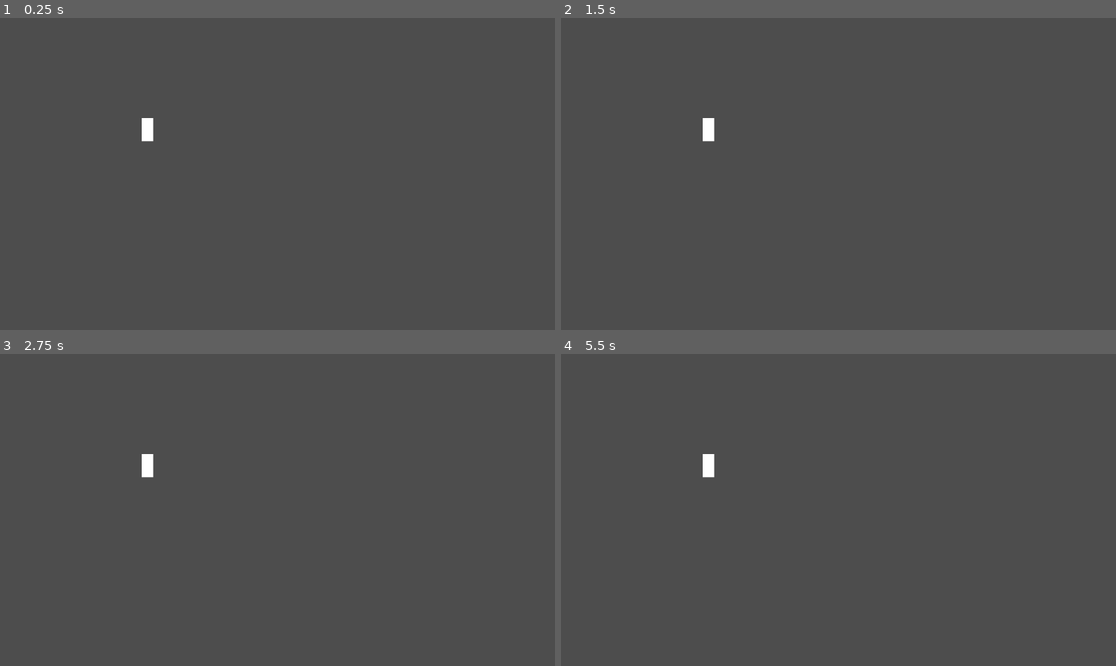
Above: before the commit, frames 1-4 (two rows, left to right).
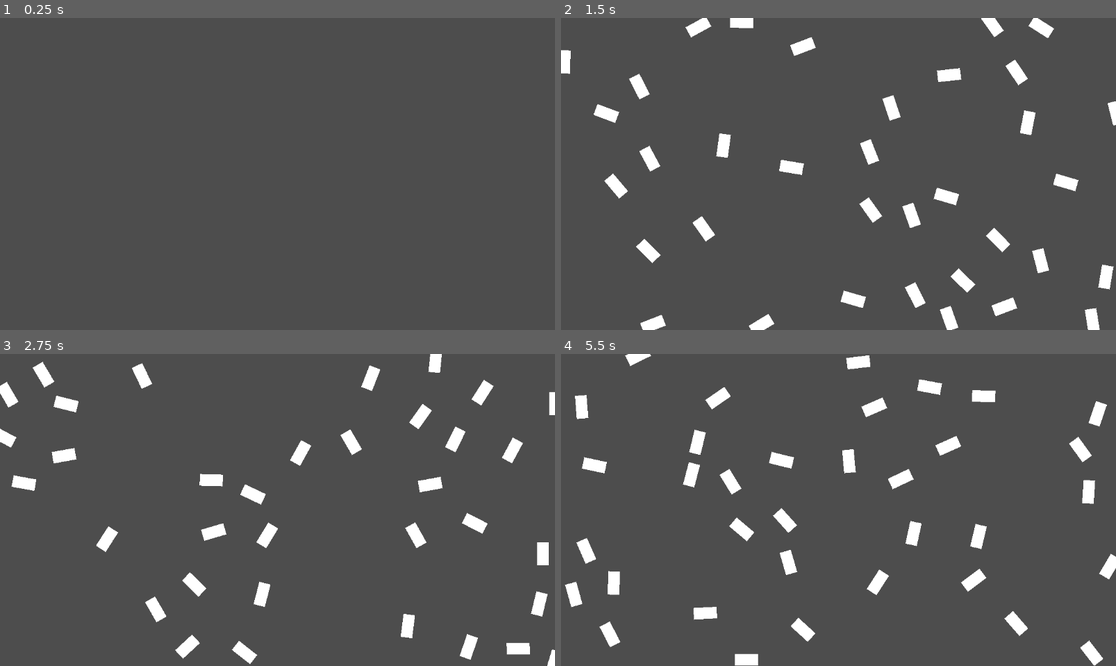
Above: after the commit, the same moments.

Repository: flamepineapple9/Boids
Game: Godot game, scene res://Scenes/Main.tscn
Same seed, same stepped clock (60 frames per second), same inputs: the game is played once before the commit and once after it.
Inputs:
- Up to frame 1 (0.25 s): no input
- Up to frame 2 (1.5 s): tap Enter at 0.5 s; tap Space (start, bound only after the commit) at 0.6, 1.35 s
- Up to frame 3 (2.75 s): tap Space (start, bound only after the commit) at 2.1 s
- Up to frame 4 (5.5 s): tap Space (start, bound only after the commit) every 0.75 s from 2.85 to 5.1 s

The runs differ from the first frame. In frame 1, 0.2% of the frame differs, in the area x 25-28%, y 32-40%; in frame 2, 5.6%; in frame 3, 5.6%; in frame 4, 5.8%, in the area x 0-100%, y 0-100%.

Commit message:
half baked avoidance rule

Diff:
--- a/Scenes/Boid.gd
+++ b/Scenes/Boid.gd
@@ -1,12 +1,73 @@
 extends Area2D
 
+var vel: Vector2 = Vector2(0,0)
+var speed: int = 500
 
 # Called when the node enters the scene tree for the first time.
 func _ready():
-	pass
+	vel = Vector2.RIGHT.rotated(rotation)
 
 
 #
 func _physics_process(delta):
-	if $Vision.get_overlapping_areas().size() > 0:
-		$Vision.get_overlapping_areas()[0].hide()
+	#just visual as far as im aware, points boids in direction theyre moving
+	rotation = vel.angle()
+
+	#add all rule terms to vel, it will be normalized later to not increase the speed of boids
+	vel += velocityMatch() + positionMatch() + proximity()
+
+	position += vel.normalized() * speed * delta
+
+	screenWrap()
+
+#this one def works
+func velocityMatch():
+	var localBoids = $Vision.get_overlapping_areas()
+	if localBoids.size() > 0:
+		var avgVel: Vector2 = Vector2(0,0)
+		for i in localBoids.size():
+			avgVel += localBoids[i].vel
+		return (avgVel/localBoids.size())/85
+	else:
+		return Vector2(0,0)
+
+#pretty sure this one works
+func positionMatch():
+	var localBoids = $Vision.get_overlapping_areas()
+	if(localBoids.size() > 0):
+		var avgPos: Vector2 = Vector2(0,0)
+		for i in localBoids.size():
+			avgPos += localBoids[i].position
+		avgPos /= localBoids.size()
+		return(position.direction_to(avgPos))/25
+	else:
+		return Vector2.ZERO
+
+#Inverse of the distance to closest boid if said distance is less than N. probably just normalize the vector
+func proximity():
+	if $Vision.has_overlapping_areas():
+		var closeBoidObj = null
+
+		#arbitrary large number
+		var closeBoid = Vector2(1000000,1000000)
+		var localBoids = $Vision.get_overlapping_areas()
+		for i in localBoids.size():
+			if position.distance_to(localBoids[i].position) < position.distance_to(closeBoid):
+				closeBoid = localBoids[i].position
+				closeBoidObj = localBoids[i]
+		if position.distance_to(closeBoid) < 90:
+			return (position - closeBoidObj.position).normalized()
+		else:
+			return Vector2.ZERO
+	else:
+		return Vector2.ZERO
+
+func screenWrap():
+	if position.x < 0:
+		position.x = get_viewport_rect().size.x
+	if position.x > get_viewport_rect().size.x:
+		position.x = 0
+	if position.y < 0:
+		position.y = get_viewport_rect().size.y
+	if position.y > get_viewport_rect().size.y:
+		position.y = 0
--- a/Scenes/Boid.tscn
+++ b/Scenes/Boid.tscn
@@ -6,22 +6,22 @@
 radius = 12.0
 height = 48.0
 
-[sub_resource type="RectangleShape2D" id="RectangleShape2D_rwtkp"]
-size = Vector2(104, 106)
-
 [node name="Boid" type="Area2D"]
 collision_mask = 2
 script = ExtResource("1_3tijs")
 
 [node name="Sprite" type="Polygon2D" parent="."]
+rotation = 1.57079
 polygon = PackedVector2Array(-12, -24, 12, -24, 12, 24, -12, 24)
 
 [node name="Hitbox" type="CollisionShape2D" parent="."]
+rotation = 1.57079
 shape = SubResource("CapsuleShape2D_g0q1t")
 
 [node name="Vision" type="Area2D" parent="."]
+rotation = 1.57079
 collision_layer = 2
 
-[node name="VisionBox" type="CollisionShape2D" parent="Vision"]
-position = Vector2(0, -80)
-shape = SubResource("RectangleShape2D_rwtkp")
+[node name="VisionBox" type="CollisionPolygon2D" parent="Vision"]
+position = Vector2(6.27438e-06, -1)
+polygon = PackedVector2Array(15.9998, 24.0001, 55.9999, 17.0004, 96.0017, -271.999, -95.9983, -272.001, -56.0001, 16.9996, -16.0002, 23.9999, -15.9998, -24.0001, 16.0002, -23.9999)
--- a/Scenes/Main.tscn
+++ b/Scenes/Main.tscn
@@ -1,11 +1,8 @@
 [gd_scene load_steps=2 format=3 uid="uid://co6p8x760jht8"]
 
-[ext_resource type="PackedScene" uid="uid://f6xoyvhhufxt" path="res://Scenes/Boid.tscn" id="1_af0ws"]
+[ext_resource type="Script" path="res://Scenes/flockSpawner.gd" id="1_hvggl"]
 
 [node name="Main" type="Node2D"]
 
-[node name="Boid" parent="." instance=ExtResource("1_af0ws")]
-position = Vector2(306, 117)
-
-[node name="Boid2" parent="." instance=ExtResource("1_af0ws")]
-position = Vector2(306, 232)
+[node name="flockSpawner" type="Node2D" parent="."]
+script = ExtResource("1_hvggl")
--- /dev/null
+++ b/Scenes/flockSpawner.gd
@@ -0,0 +1,27 @@
+extends Node2D
+
+var boidLoad = preload("res://Scenes/Boid.tscn")
+var random = RandomNumberGenerator.new()
+
+var boidCount: int = 0
+var boidMax: int = 35
+
+var start: bool = false
+
+# Called when the node enters the scene tree for the first time.
+func _ready():
+	pass
+
+# Called every frame. 'delta' is the elapsed time since the previous frame.
+func _physics_process(delta):
+	if Input.is_action_just_pressed("start"):
+		start = true
+
+	if start:
+		if boidCount < boidMax:
+			var boidInstance = boidLoad.instantiate()
+			boidInstance.position.x = randi_range(0,get_viewport_rect().size.x)
+			boidInstance.position.y = randi_range(0,get_viewport_rect().size.y)
+			boidInstance.rotation_degrees = randf_range(-360,360)
+			get_parent().add_child(boidInstance)
+			boidCount += 1
--- a/project.godot
+++ b/project.godot
@@ -15,3 +15,15 @@
 config/features=PackedStringArray("4.1", "Forward Plus")
 run/max_fps=165
 config/icon="res://icon.svg"
+
+[display]
+
+window/size/mode=3
+
+[input]
+
+start={
+"deadzone": 0.5,
+"events": [Object(InputEventKey,"resource_local_to_scene":false,"resource_name":"","device":-1,"window_id":0,"alt_pressed":false,"shift_pressed":false,"ctrl_pressed":false,"meta_pressed":false,"pressed":false,"keycode":0,"physical_keycode":32,"key_label":0,"unicode":32,"echo":false,"script":null)
+]
+}
Not shown: 1 places in Scenes/Boid.tscn that only renumber resources
